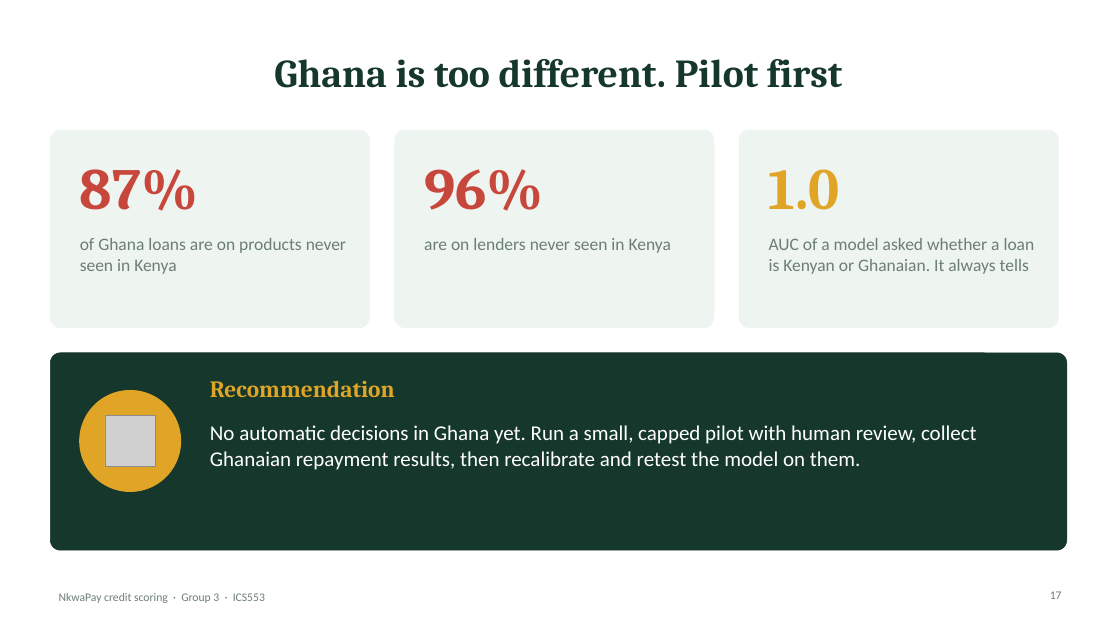
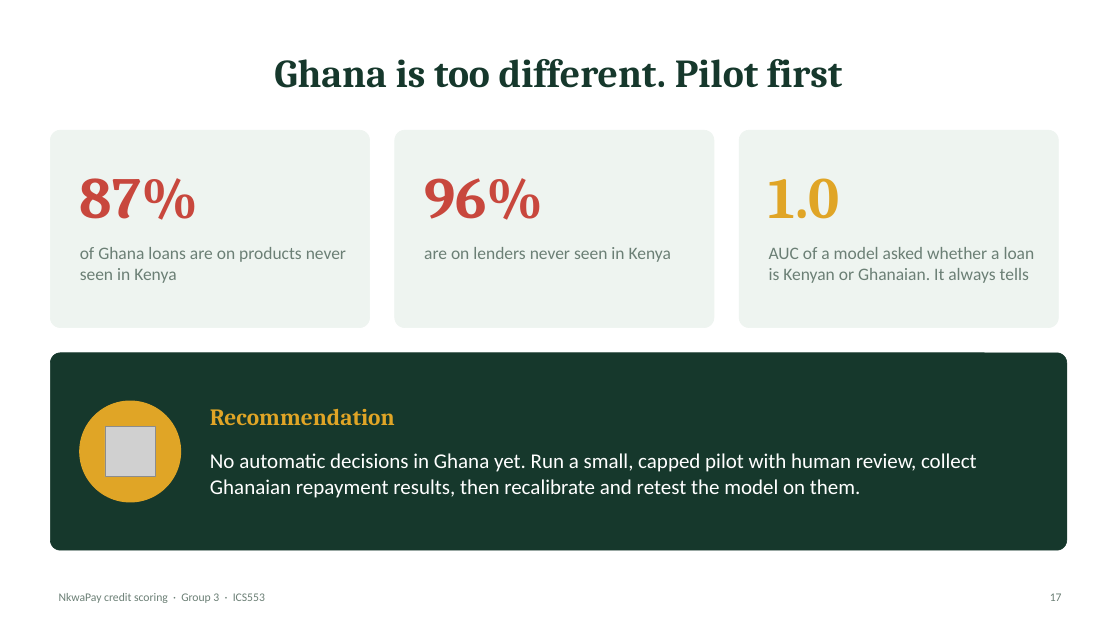
Before and after one commit to ASU-MICS-2028/mle-group-3-prosit-2, a slide deck: slide 17 of slides/NkwaPay_Debrief_Simple.pptx. Drawn at 1120x630 pixels with LibreOffice and Linux fonts; fonts in the diff are those of the drawing; grey boxes stand for pictures. Boxes give left, top, right and bottom in pixels: in the first picture for what was removed or moved away, otherwise in the second. Text is boxed around its words. In the diff, an @@ line names an element or a change of style, - is before the commit and + after.

```diff
--- a/slides/NkwaPay_Debrief_Simple.pptx
+++ b/slides/NkwaPay_Debrief_Simple.pptx
@@ 6 texts, 1 picture, 1 ellipse: place and size @@
-6 texts, 1 picture, 1 ellipse at [80, 169, 1035, 492]
+6 texts, 1 picture, 1 ellipse at [80, 178, 1035, 502]
@@ text "Recommendation": place and size @@
-text "Recommendation" at [210, 381, 395, 397]
+text "Recommendation" at [210, 409, 395, 425]
@@ text "No automatic decisions in Ghana ...": place and size @@
-text "No automatic decisions in Ghana ..." at [210, 425, 977, 470]
+text "No automatic decisions in Ghana ..." at [210, 453, 977, 498]
```
Also in this commit, not shown: 23 other slides changed.
